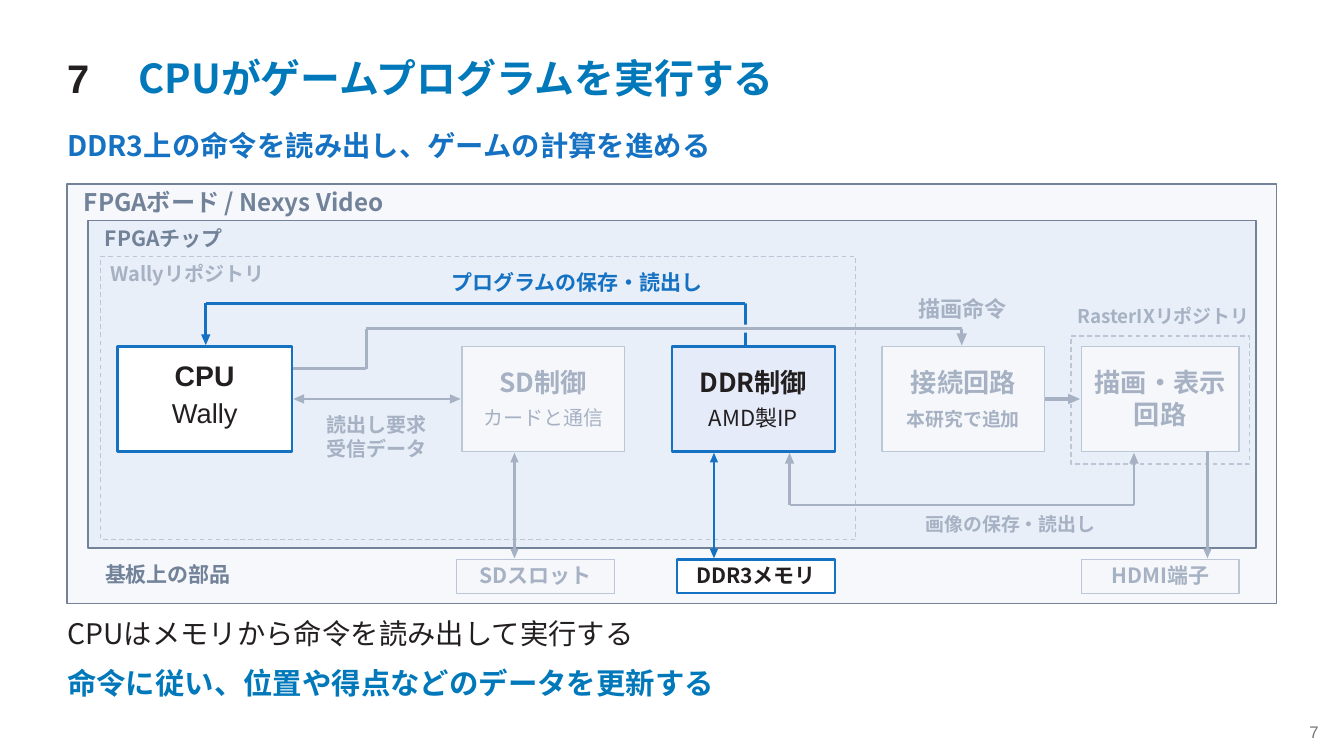
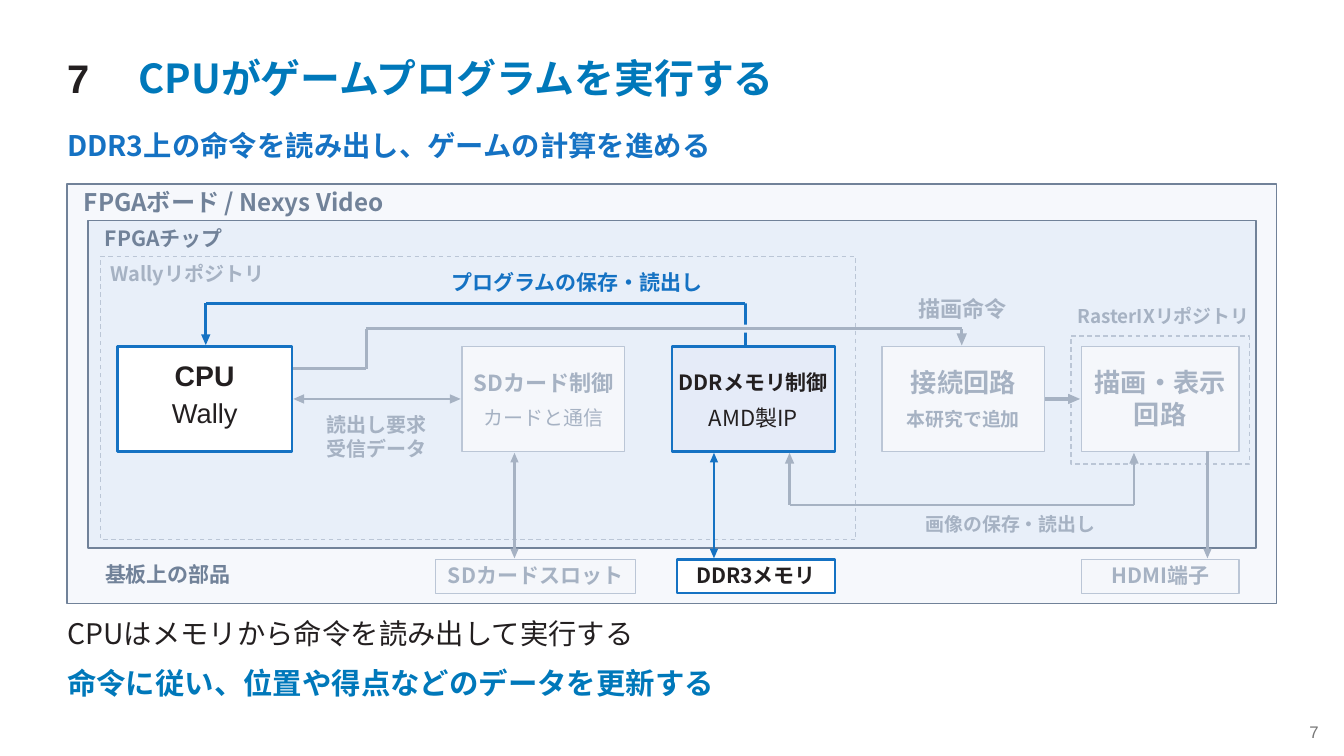
Before and after one commit to SoshiroFujimori/wally-game-console-research, a slide deck: slide 7 of docs/presentation/中間発表_主要事項.pptx. Drawn at 1344x756 pixels with LibreOffice and Linux fonts; fonts in the diff are those of the drawing. Boxes give left, top, right and bottom in pixels: in the first picture for what was removed or moved away, otherwise in the second. Text is boxed around its words. In the diff, an @@ line names an element or a change of style, - is before the commit and + after.

```diff
--- a/docs/presentation/中間発表_主要事項.pptx
+++ b/docs/presentation/中間発表_主要事項.pptx
@@ text at [474,372,614,393]: text changed; size 18.8 to 15.8 pt @@
-SD制御
+SDカード制御
@@ text at [679,372,828,392]: text changed; size 18.8 to 15 pt @@
-DDR制御
+DDRメモリ制御
@@ rectangle: place and size @@
-rectangle at [457,560,614,593]
+rectangle at [436,560,635,593]
@@ text at [448,566,623,585]: text changed @@
-SDスロット
+SDカードスロット
```
Also in this commit, not shown: 14 other slides changed, 28 other files.
